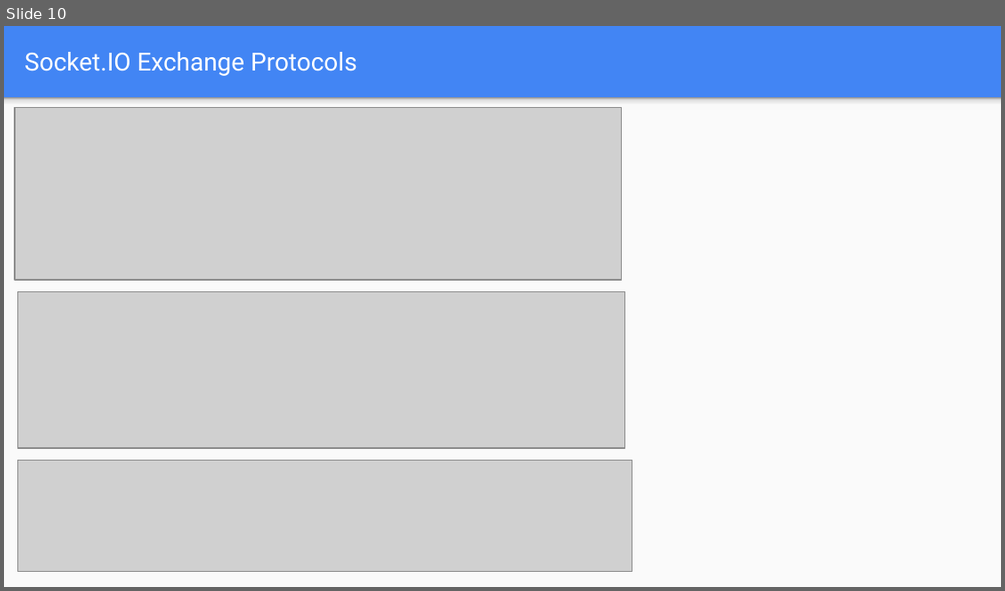
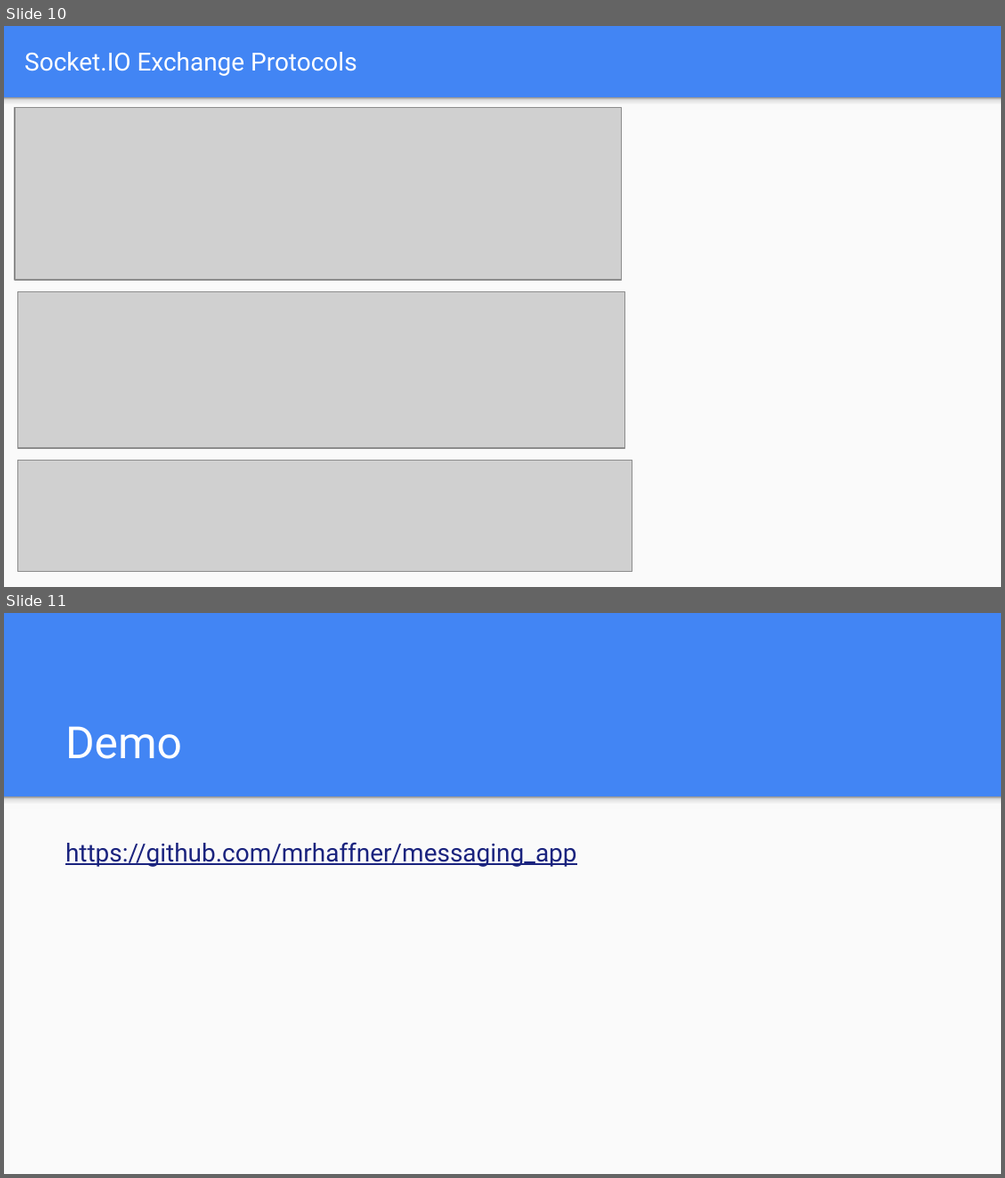
Before and after one commit to mrhaffner/messaging_app, a slide deck: presentation.pptx. Shown one above the other, each under a label of ours: slide 10 before the commit, slides 10 and 11 after it. The pictures are 1005x591 and 1005x1178 pixels, drawn with LibreOffice and Linux fonts; fonts in the diff are those of the drawing; grey boxes stand for pictures. Boxes give left, top, right and bottom in pixels: in the first picture for what was removed or moved away, otherwise in the second. Text is boxed around its words. In the diff, an @@ line names an element or a change of style, - is before the commit and + after.

```diff
--- a/presentation.pptx
+++ b/presentation.pptx
@@ slide 11 added at (x1=4, y1=613, x2=1001, y2=1174), background #4285F4 @@
@@ title added at (x1=65, y1=726, x2=182, y2=759), 32 pt, text #FFFFFF @@
+Demo
@@ rectangle added at (x1=4, y1=796, x2=1001, y2=1173), fill #FAFAFA @@
@@ rectangle added at (x1=4, y1=796, x2=1001, y2=809), fill gradient #F9F9F9 to #DEDEDE to #999999 @@
@@ text added at (x1=65, y1=842, x2=577, y2=867), 18 pt, text #1A237E, underline @@
+https://github.com/mrhaffner/messaging_app
```
Also in this commit, not shown: 2 other files.
